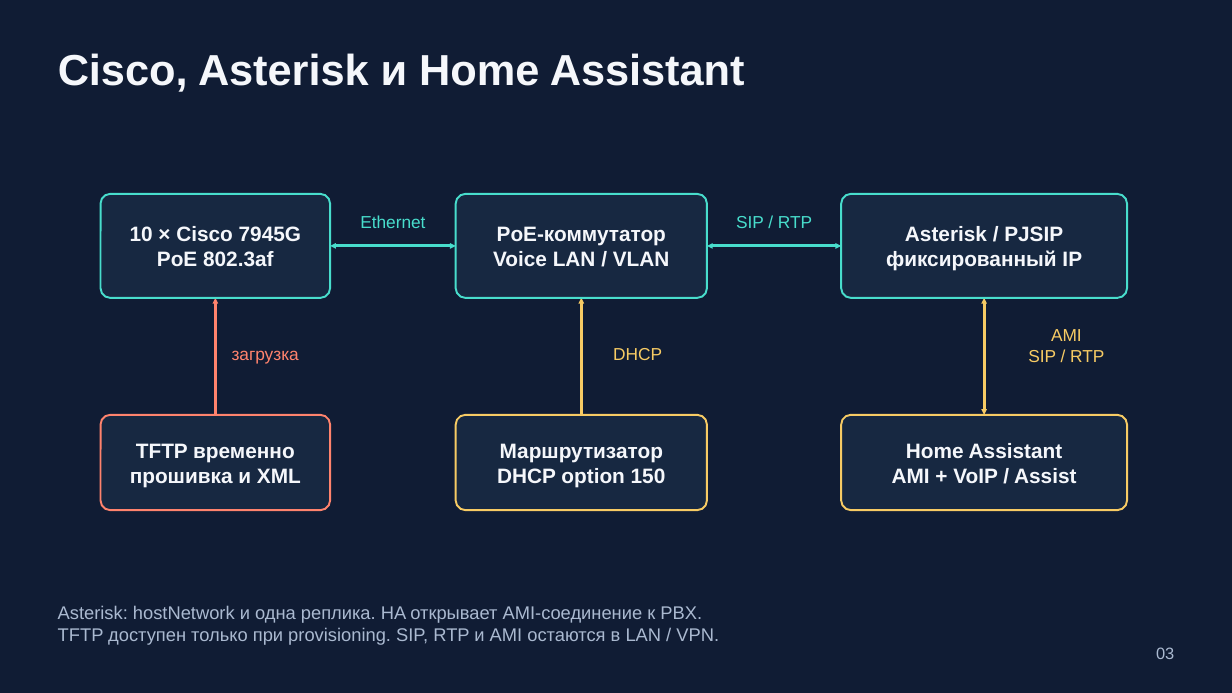
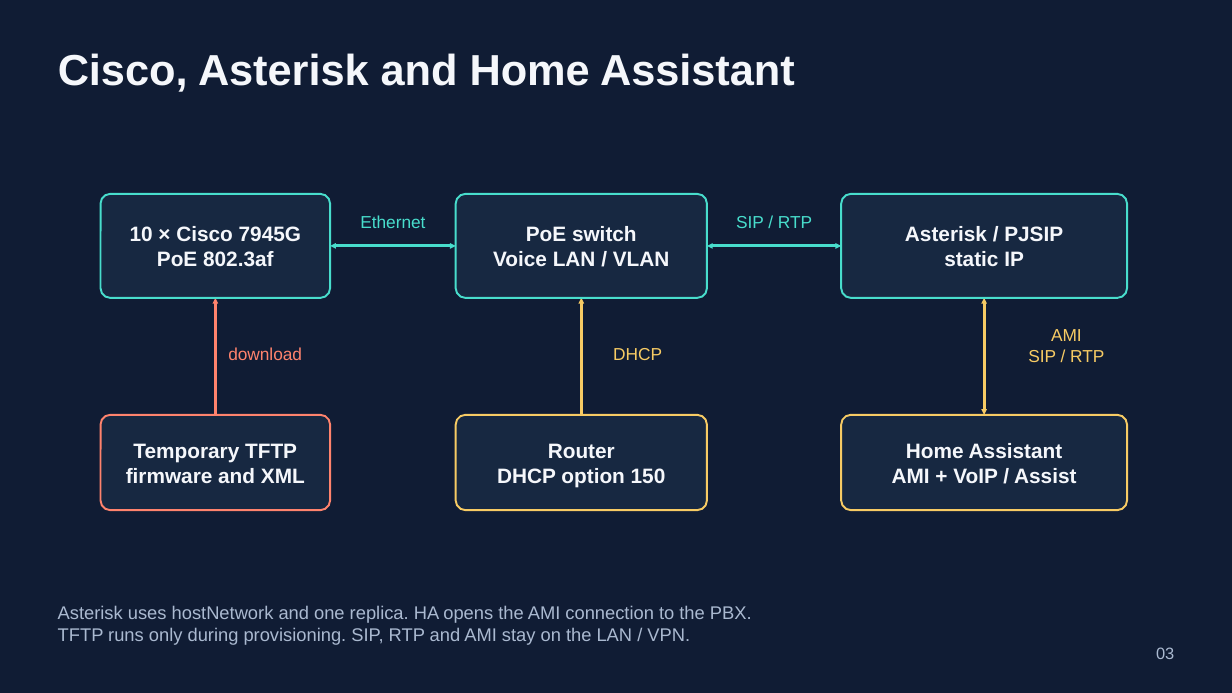
Before and after one commit to 4alvit/cisco-home-telephony, a slide deck: slide 3 of docs/slides/cisco-home-telephony.pptx. Drawn at 1232x693 pixels with LibreOffice and Linux fonts; fonts in the diff are those of the drawing. Boxes give left, top, right and bottom in pixels: in the first picture for what was removed or moved away, otherwise in the second. Text is boxed around its words. In the diff, an @@ line names an element or a change of style, - is before the commit and + after.

```diff
--- a/docs/slides/cisco-home-telephony.pptx
+++ b/docs/slides/cisco-home-telephony.pptx
@@ text at bbox=[58, 53, 795, 92]: text changed @@
-Cisco, Asterisk и Home Assistant
+Cisco, Asterisk and Home Assistant
@@ text in rounded rectangle at bbox=[526, 226, 637, 242]: text changed @@
-PoE-коммутатор
+PoE switch
@@ text in rounded rectangle at bbox=[944, 251, 1024, 266]: text changed @@
-фиксированный IP
+static IP
@@ text at bbox=[228, 347, 302, 360]: text changed @@
-загрузка
+download
@@ text in rounded rectangle at bbox=[126, 443, 305, 483]: text changed @@
-TFTP временно
-прошивка и XML
+Temporary TFTP
+firmware and XML
@@ text in rounded rectangle at bbox=[548, 443, 615, 458]: text changed @@
-Маршрутизатор
+Router
@@ text at bbox=[58, 605, 752, 645]: text changed @@
-Asterisk: hostNetwork и одна реплика. HA открывает AMI-соединение к PBX.
-TFTP доступен только при provisioning. SIP, RTP и AMI остаются в LAN / VPN.
+Asterisk uses hostNetwork and one replica. HA opens the AMI connection to the PBX.
+TFTP runs only during provisioning. SIP, RTP and AMI stay on the LAN / VPN.
```
Also in this commit, not shown: 12 other slides changed, 1 slide added, 1 slide removed, 22 other files.
